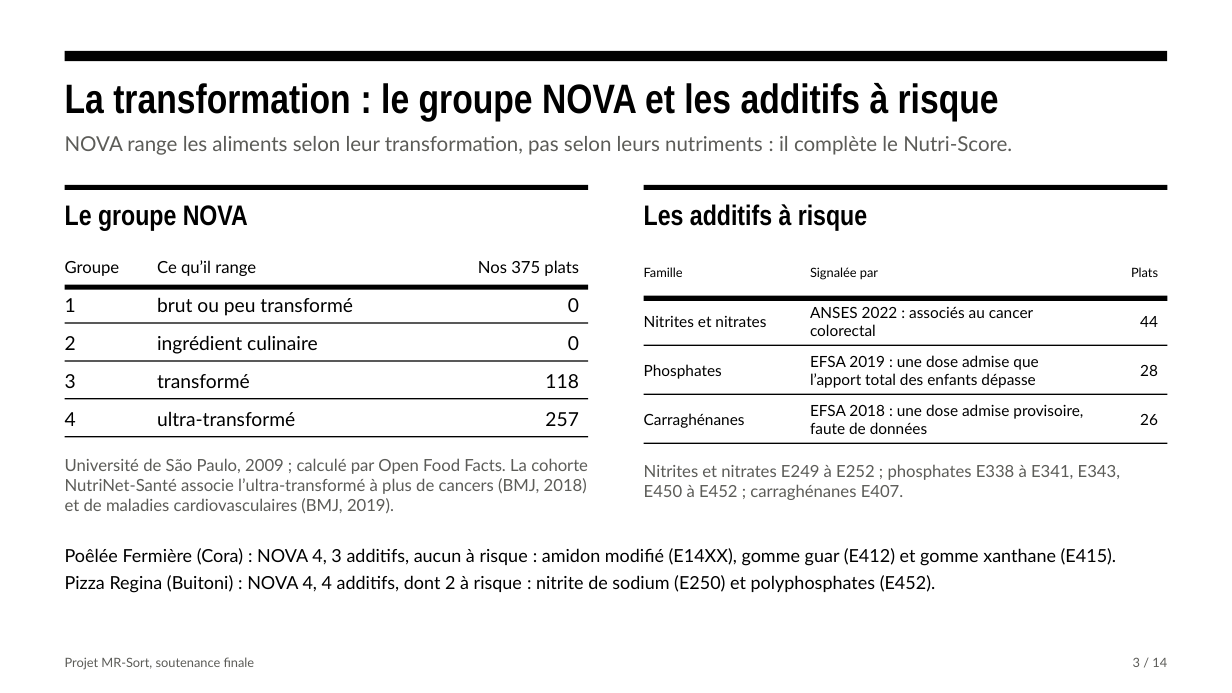
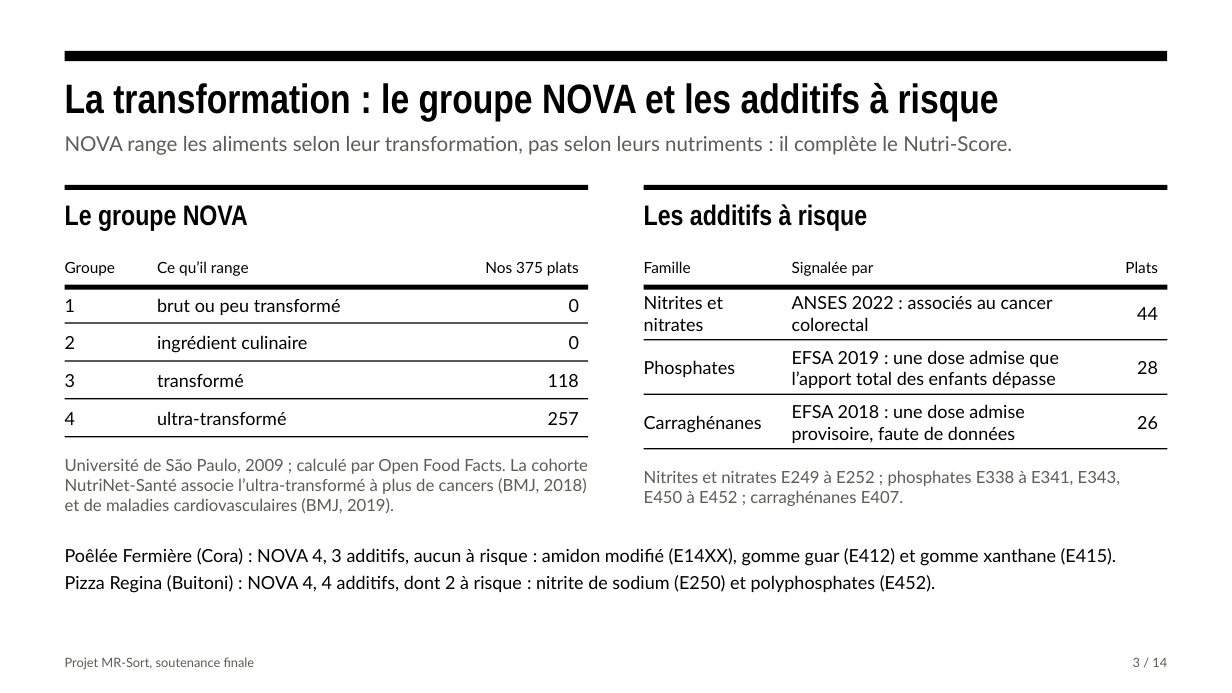
Before and after one commit to Nirrta/nutriscore-mrsort-projet-2026, a slide deck: slide 3 of resultats/slides_soutenance_finale.pptx. Drawn at 1232x693 pixels with LibreOffice and Linux fonts; fonts in the diff are those of the drawing. Boxes give left, top, right and bottom in pixels: in the first picture for what was removed or moved away, otherwise in the second. Text is boxed around its words. In the diff, an @@ line names an element or a change of style, - is before the commit and + after.

```diff
--- a/resultats/slides_soutenance_finale.pptx
+++ b/resultats/slides_soutenance_finale.pptx
@@ size 13 to 12 pt in 3 elements at (65, 262, 115, 276), (157, 261, 249, 276), (485, 261, 579, 276) @@
@@ text "Signalée par": place and size @@
-text "Signalée par" at (810, 267, 878, 280)
+text "Signalée par" at (792, 261, 874, 276)
@@ size 10 to 12 pt in 3 elements at (792, 261, 874, 276), (644, 261, 691, 273), (1125, 261, 1158, 273) @@
@@ text "Nitrites et nitrates": place and size @@
-text "Nitrites et nitrates" at (644, 316, 766, 327)
+text "Nitrites et nitrates" at (644, 296, 723, 331)
@@ rectangle: place and size @@
-rectangle at (644, 296, 1168, 301)
+rectangle at (644, 285, 1168, 290)
@@ text "ANSES 2022 : associés au ...": place and size @@
-text "ANSES 2022 : associés au ..." at (810, 307, 1034, 336)
+text "ANSES 2022 : associés au ..." at (792, 296, 1053, 331)
@@ size 12 to 14 pt in 9 elements at (792, 350, 1059, 388), (792, 404, 1024, 443), (792, 296, 1053, 331), (644, 360, 735, 377), (644, 415, 762, 433), (1137, 361, 1158, 374), (1137, 416, 1158, 429), (644, 296, 723, 331), (1137, 307, 1158, 320) @@
@@ text "44": place and size @@
-text "44" at (1140, 316, 1158, 327)
+text "44" at (1137, 307, 1158, 320)
@@ rectangle: place and size @@
-rectangle at (644, 345, 1168, 346)
+rectangle at (644, 339, 1168, 340)
@@ text "EFSA 2019 : une dose ...": place and size @@
-text "EFSA 2019 : une dose ..." at (810, 355, 1038, 388)
+text "EFSA 2019 : une dose ..." at (792, 350, 1059, 388)
@@ size 15 to 14 pt in 9 elements at (157, 298, 341, 315), (569, 299, 579, 312), (157, 335, 307, 353), (569, 336, 579, 349), (157, 374, 244, 387), (548, 374, 579, 387), (65, 412, 75, 425), (157, 411, 286, 425), (548, 412, 579, 425) @@
@@ text "EFSA 2018 : une dose ...": place and size @@
-text "EFSA 2018 : une dose ..." at (810, 404, 1083, 434)
+text "EFSA 2018 : une dose ..." at (792, 404, 1024, 443)
@@ rectangle: place and size @@
-rectangle at (644, 443, 1168, 444)
+rectangle at (644, 448, 1168, 449)
@@ text "Nitrites et nitrates E249 à ...": place and size @@
-text "Nitrites et nitrates E249 à ..." at (644, 464, 1120, 500)
+text "Nitrites et nitrates E249 à ..." at (644, 470, 1120, 506)
```
Also in this commit, not shown: 5 other slides changed, 7 other files.
